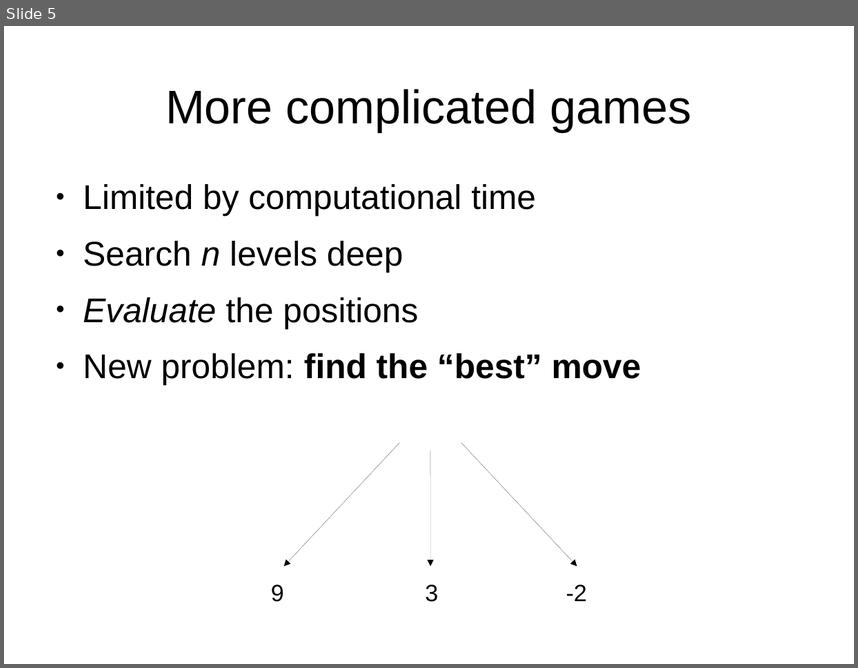
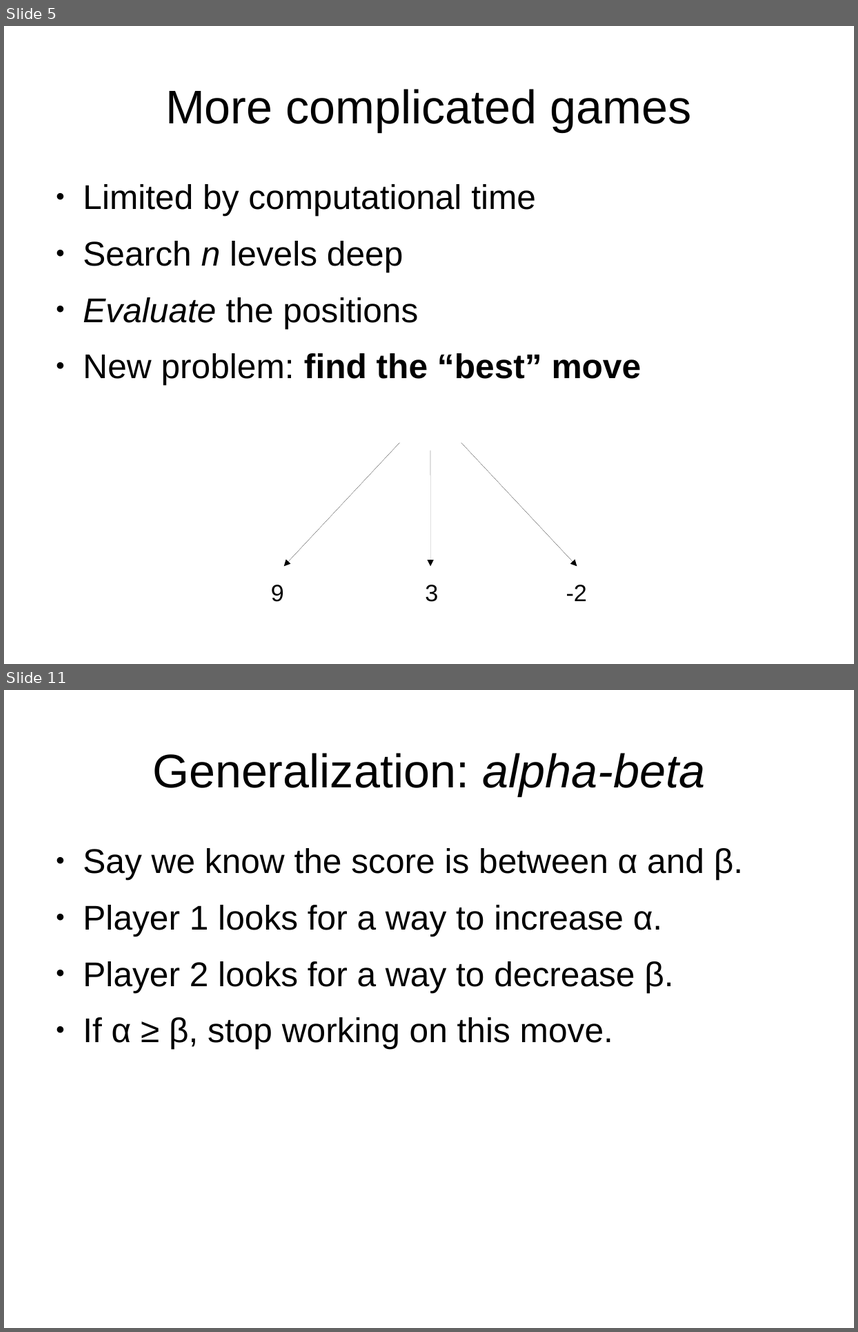
Before and after one commit to pdg137/boardgame, a slide deck: searcher/algorithms-games-alphabeta.odp. Shown one above the other, each under a label of ours: slide 5 before the commit, slides 5 and 11 after it; the slides between them are not shown. The pictures are 858x668 and 858x1332 pixels, drawn with LibreOffice and Linux fonts; fonts in the diff are those of the drawing. Boxes give left, top, right and bottom in pixels: in the first picture for what was removed or moved away, otherwise in the second. Text is boxed around its words. In the diff, an @@ line names an element or a change of style, - is before the commit and + after.

```diff
--- a/searcher/algorithms-games-alphabeta.odp
+++ b/searcher/algorithms-games-alphabeta.odp
@@ slide 11 added at [4, 690, 854, 1328], background #FFFFFF @@
@@ title added at [152, 753, 706, 796], 44 pt, text #000000 @@
+Generalization: alpha-beta
@@ text added at [83, 848, 743, 1049], 32 pt, text #000000 @@
+● Say we know the score is between α and β.
+● Player 1 looks for a way to increase α.
+● Player 2 looks for a way to decrease β.
+● If α ≥ β, stop working on this move.
```
Also in this commit, not shown: 4 slides changed, 3 other slides added, 2 slides removed, 1 other file.
